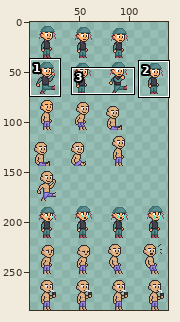
Two states of a sprite sheet, Brackeys Jam 2021.8/Assets/Assets/Characters/soldier.png. The picture above shows the old version from afar; the outline marks the close-up.
Close-up. As it was:
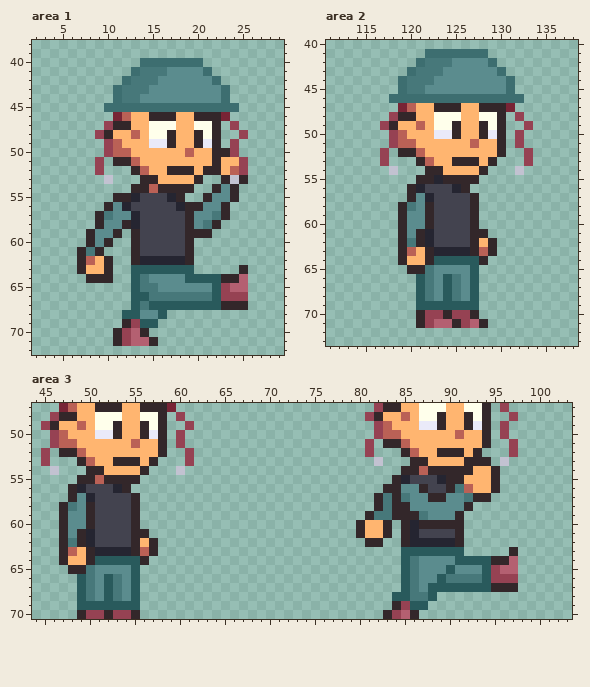
The file is 144x288 pixels. Shown: area 1: x 2..29, y 38..72; area 2: x 111..138, y 40..73; area 3: x 44..103, y 47..70. The wide view leaves out empty margins.
The result:
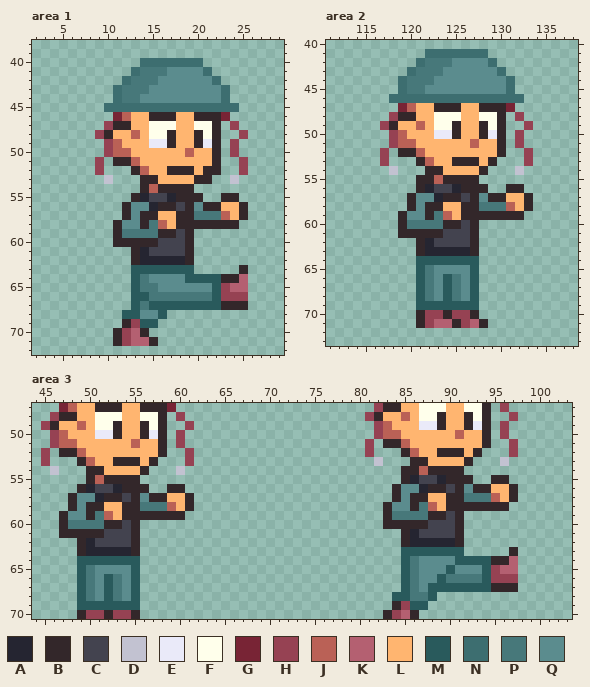
Palette (. is transparent): A #252531  B #33272a  C #43434f  D #c2c2d1  E #eaeaf9  F #ffffeb  G #782435  H #964253  J #ba6156  K #b46071  L #ffb570  M #295a5c  N #3d6e70  P #47787a  Q #5b8c8e
Changes in this commit:
Changed rows in their new state; - is an unchanged pixel.
Area 1:
first column x 7:
50 ----------------.--
51 ----------------..-
52 ----------------..-
53 --------------B-.-.
54 ------.--------...-
55 ----..BA----BB..B--
56 ---..BQQABBC-QBBLLB
57 --...BQBBLLB-PP-JLB
58 --..BQQBPJLB-BB-BB-
59 -...-PPPPBB--..----
60 -...BB-BB----------
61 ...----A-----------
62 ....---------------
63 ....---------------
64 -...---------------
Area 2:
first column x 119:
55 ----J----------
56 -.BA----BB--BB-
57 ---QABB--QBBLLB
58 .B--BLLB-PPPJLB
59 ----PJLB-BBBBB-
60 -PPPPBB--------
61 -B-BB----.-----
62 ..-------..----
63 ..BA-----..----
64 ..MM-----.-----
65 -.M------------
Area 3:
first column x 47:
53 ----------------------------------------------..---
54 ---------------------------------------------....--
55 --.----------------------------------.BA-----B..-B-
56 -.BA----BB--BB----------------------.---ABBCBQBBLLB
57 ---QABB--QBBLLB--------------------..-QBBLLBB-PPJLB
58 .B--BLLB-PPPJLB--------------------.BQQBPJLBB-BBBB-
59 ----PJLB-BBBBB--------------------..BPPP-BBC-------
60 -PPPPBB--------------------------...-B-B-CCC-------
61 -B-BB----.-----------------------....--------------
62 ..-------..-----------------------..---------------
63 ..BA-----..----------------------------------------
64 ..MM-----.-----------------------------------------
65 -.M------------------------------------------------
Boxes around the changes in both close-ups, in picture pixels (x1, y1, x2, y2):
changed: (77, 148, 248, 283)
changed: (398, 175, 533, 274)
changed: (356, 457, 518, 547)
changed: (59, 475, 194, 574)
